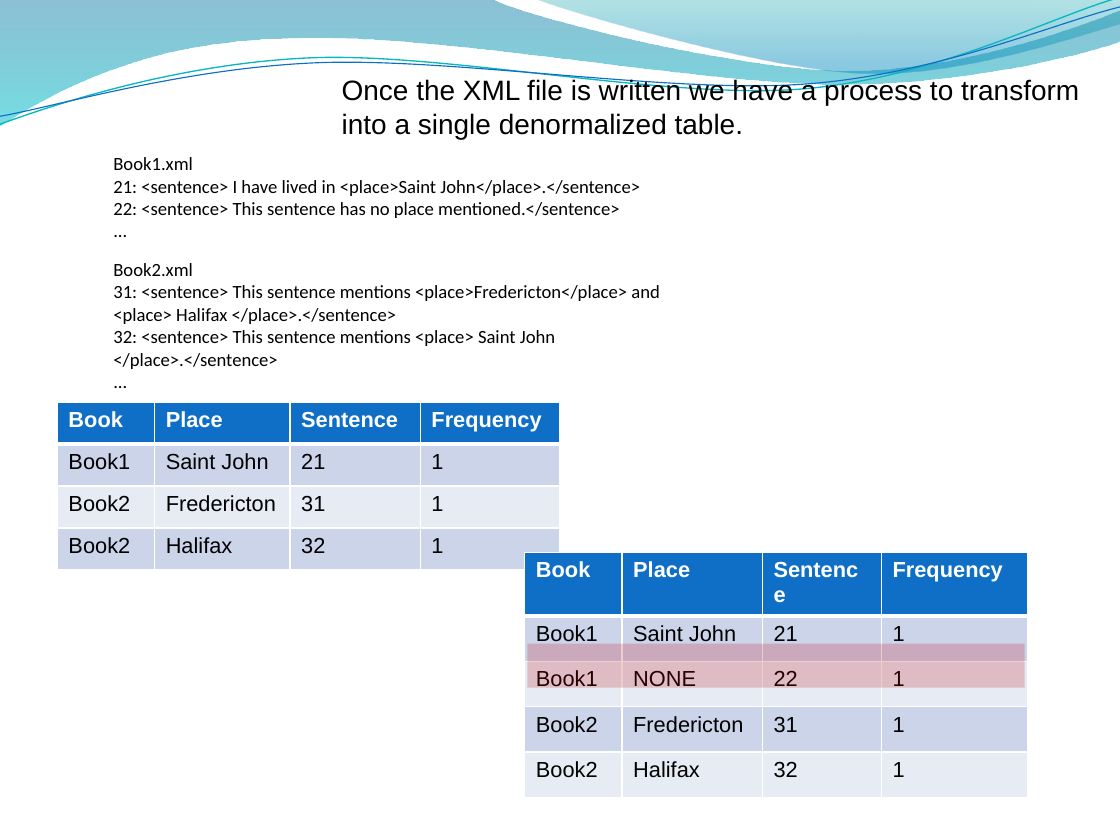
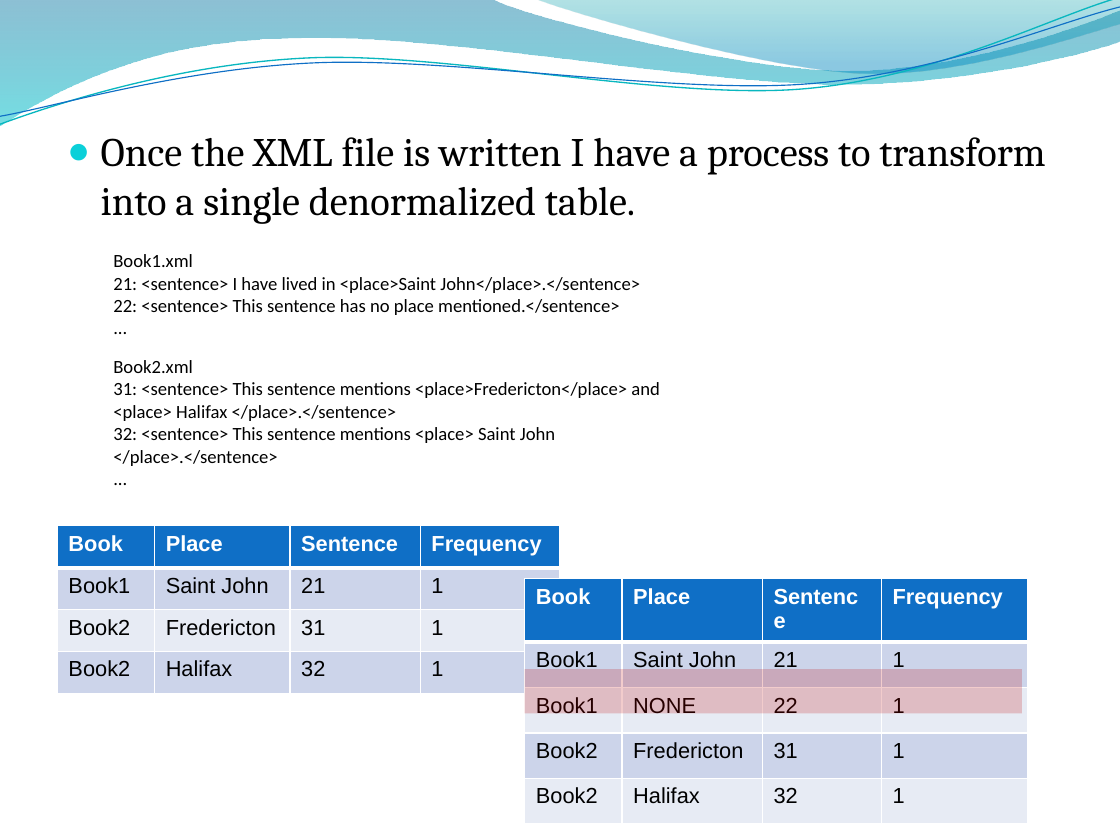
Before and after one commit to edvelezg/unb-dw, a slide deck: slide 13 of project/Presentation/Datawarehousing.pptm. Drawn at 1120x840 pixels with LibreOffice and Linux fonts; fonts in the diff are those of the drawing; background and template pictures are left out. Boxes give left, top, right and bottom in pixels: in the first picture for what was removed or moved away, otherwise in the second. Text is boxed around its words. In the diff, an @@ line names an element or a change of style, - is before the commit and + after.

```diff
--- a/project/Presentation/Datawarehousing.pptm
+++ b/project/Presentation/Datawarehousing.pptm
@@ text at (101,137,1045,224): text changed; size 18 to 26 pt; font Arial to Cambria @@
-Once the XML file is written we have a process to transform
-into a single denormalized table.
+● Once the XML file is written I have a process to transform into a single denormalized table.
@@ text "Book1.xml": place and size @@
-text "Book1.xml" at (113,157,640,218)
+text "Book1.xml" at (113,254,640,315)
@@ text "Book2.xml": place and size @@
-text "Book2.xml" at (113,263,660,369)
+text "Book2.xml" at (113,360,660,466)
@@ table: place and size @@
-table at (57,402,560,570)
+table at (57,525,560,693)
@@ table: place and size @@
-table at (525,552,1027,782)
+table at (525,579,1027,808)
@@ rectangle: place and size @@
-rectangle at (528,644,1025,688)
+rectangle at (525,670,1023,713)
```
Also in this commit, not shown: 4 other slides changed.
